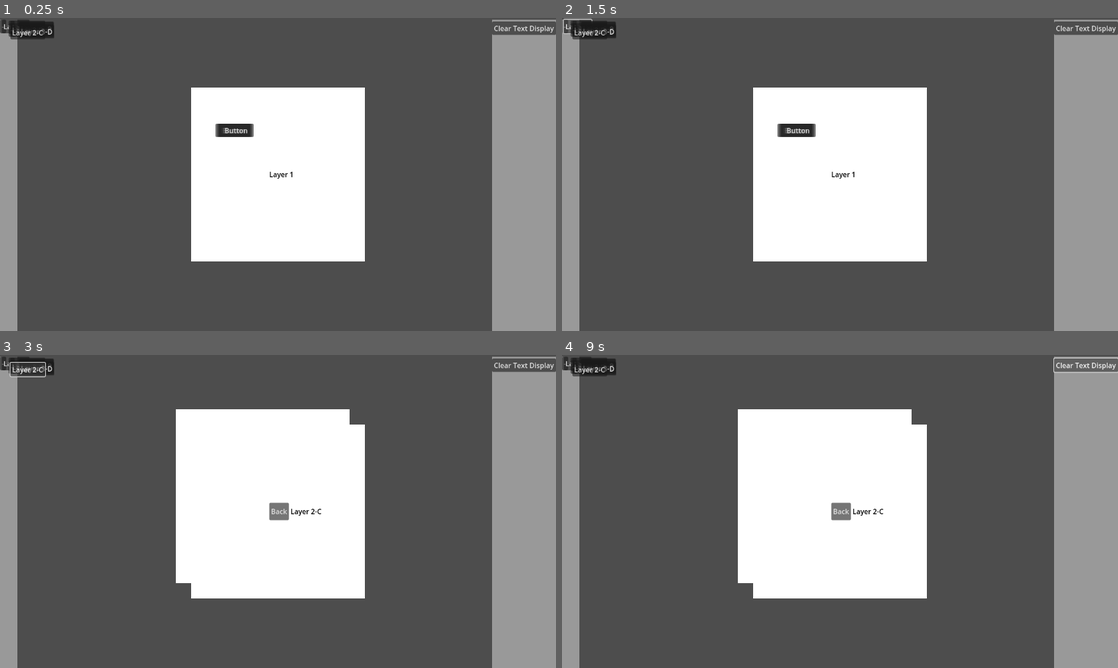
Above: before the commit, frames 1-4 (two rows, left to right).
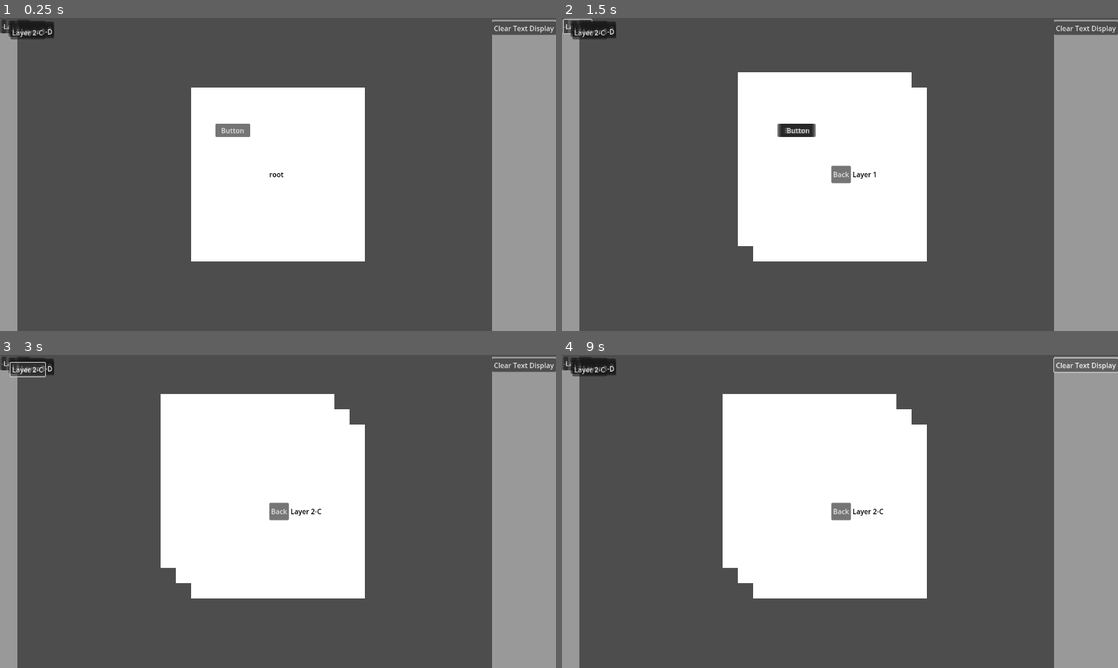
Above: after the commit, the same moments.

Repository: AtkinTC/Godot-UI
Game: Godot game, scene res://Scenes/main.tscn
Two runs of this game, one before a commit and one after it. Both use one fixed random seed, a clock stepped at 60 frames per second and the inputs below.
Inputs (mouse positions are in pixels of both pictures, inside the frame that each line leads up to):
- Up to frame 1 (0.25 s): no input
- Up to frame 2 (1.5 s): click "Button" at 0.5 s; click "-" at 1.25 s
- Up to frame 3 (3 s): click (278, 511) at 2 s, where only the run after the commit has a clickable "Back"; click "Layer 1" at 2.75 s
- Up to frame 4 (9 s): click "Layer 2-A" at 3.5 s; click "Layer 3-A" at 4.25 s; click "Layer 3-B" at 5 s; click "Layer 2-B" at 5.75 s; click "Layer 3-C" at 6.5 s; click "Layer 3-D" at 7.25 s; click "Layer 2-C" at 8 s; click "Clear Text Display" at 8.75 s

The runs differ from the first frame. In frame 1, 0.3% of the frame differs, in the area x 39-53%, y 33-52%; in frame 2, 3.2%, in the area x 31-63%, y 17-73%; in frame 3, 2.9%; in frame 4, 2.9%.

Commit message:
add 'root' layer

Diff:
--- a/Scripts/LayerNode.gd
+++ b/Scripts/LayerNode.gd
@@ -6,7 +6,7 @@
 #var parent_layer : LayerNode
 var focused : bool = false
 
-var depth: int = 1
+var depth: int = 0
 
 var element_container
 
@@ -62,7 +62,7 @@
 
 func update_back_button():
 	if(back_button):
-		if(depth == 1):
+		if(depth == 0):
 			back_button.disabled = true
 			back_button.visible = false
 		else:
@@ -90,59 +90,14 @@
 		add_child(background_layer)
 	background_layer.visible = true
 
-func move_to_background():
-	#self.visible = false
-	self.position -= Vector2(35,35)
-
-	if(!background_layer):
-		background_layer = background_layer_scene.instantiate()
-		background_layer.set_display_title(display_title)
-		add_child(background_layer)
-	background_layer.visible = true
-
-	var parent_layer_key : String = LayerManager.get_layer_parent_key_from_key(layer_key)
-	var parent_layer : LayerNode = LayerManager.get_layer_node_from_key(parent_layer_key)
-	if(parent_layer):
-		parent_layer.move_to_background()
-
-func return_from_background():
-	#self.visible = true
-	self.position += Vector2(35,35)
-
-	if(background_layer):
-		background_layer.visible = false
-
-	var parent_layer_key : String = LayerManager.get_layer_parent_key_from_key(layer_key)
-	var parent_layer : LayerNode = LayerManager.get_layer_node_from_key(parent_layer_key)
-	if(parent_layer):
-		parent_layer.return_from_background()
-
 func open_child_layer(child_layer_key):
-	var child_layer = LayerManager.get_layer_node_from_key(child_layer_key)
-	if(child_layer):
-		var viewport: Viewport = get_viewport()
-		var texture: Texture2D = get_viewport().get_texture()
-		var image: Image = get_viewport().get_texture().get_image()
-		child_layer.set_background_image(image)
-		child_layer.visible = true
-
-		move_to_background()
+	LayerManager.focus_layer(child_layer_key)
 
 func close_child_layers():
-	var child_layer_keys : Array = LayerManager.get_layer_child_keys_from_key(layer_key)
-
-	for child_layer_key in child_layer_keys:
-		var child_layer : LayerNode = LayerManager.get_layer_node_from_key(child_layer_key)
-		if(child_layer):
-			child_layer.visible = false
-
-	return_from_background()
+	LayerManager.focus_layer(layer_key)
 
 func _on_back_button_pressed():
 	var parent_layer_key : String = LayerManager.get_layer_parent_key_from_key(layer_key)
 	var parent_layer : LayerNode = LayerManager.get_layer_node_from_key(parent_layer_key)
 	if(parent_layer):
 		parent_layer.close_child_layers()
-
-#func _process(delta):
-#	self.position += Vector2(0.1,0.1)
--- a/Singletons/LayerManager.gd
+++ b/Singletons/LayerManager.gd
@@ -13,6 +13,9 @@
 }
 
 var layers_dict  := {
+	"root" : {
+		"display_title" : "root"
+	},
 	"layer_1" : {
 		"display_title" : "Layer 1",
 		"child_layers" : ["layer_2A", "layer_2B", "layer_2C"],
@@ -51,12 +54,12 @@
 var layer_tabs := {}
 
 var layers_graph := {}
-var root_layer : String
+var root_layer_key := "root"
 
 func assemble_layers_data():
 	layers_graph = {}
-	root_layer = ""
-	var potential_root_layers := layers_dict.keys()
+	var potential_top_layers := layers_dict.keys()
+	potential_top_layers.erase(root_layer_key)
 
 	# graph out connections between layers
 	for layer_key in layers_dict:
@@ -66,16 +69,21 @@
 		layers_graph[layer_key] = layer
 
 		for child_key in layer["child_layers"]:
-			potential_root_layers.erase(child_key)
+			potential_top_layers.erase(child_key)
 			var child_layer = layers_graph.get(child_key, {})
 			child_layer["parent_layer"] = layer_key
 			layers_graph[child_key] = child_layer
 
-	assert(potential_root_layers.size() == 1) # There must only be one root layer
-	root_layer = potential_root_layers[0]
+	var root : Dictionary = layers_graph.get(root_layer_key, {})
+	root["child_layers"] = potential_top_layers
+	root["parent_layer"] = ""
+	root["depth"] = 0
+	layers_graph[root_layer_key] = root
 
-	layers_graph[root_layer]["depth"] = 1
-	var layer_stack := [root_layer]
+	for child_key in potential_top_layers:
+		layers_graph[child_key]["parent_layer"] = root_layer_key
+
+	var layer_stack := [root_layer_key]
 	while layer_stack.size() > 0:
 		var layer_key : String = layer_stack.pop_back()
 		var depth : int = layers_graph[layer_key]["depth"]
@@ -92,7 +100,7 @@
 		root_node.add_child(layer)
 		layer_nodes[layer_key] = layer
 
-		if(layer_key != root_layer):
+		if(layer_key != root_layer_key):
 			layer.visible = false
 
 		for child_key in layers_graph[layer_key]["child_layers"]:
@@ -102,7 +110,7 @@
 			child_element.set_child_layer_key(child_key)
 
 func assemble_layer_tabs(root_node):
-	var layer_stack := [root_layer]
+	var layer_stack : Array = layers_graph[root_layer_key]["child_layers"]
 	while layer_stack.size() > 0:
 		var layer_key : String = layer_stack.pop_front()
 
